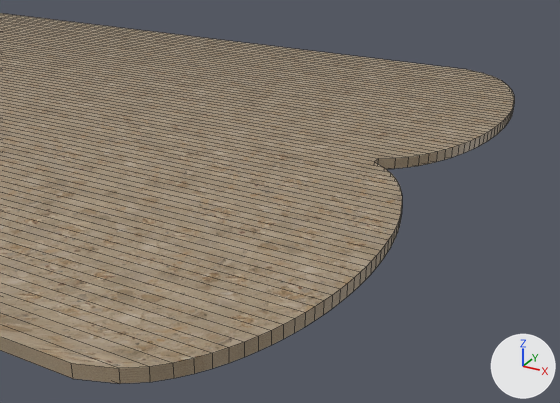
Before and after pictures for a commit that changed the Blender file Home.blend.
Rendered twice from a 50 mm camera at (22.31, -12.19, 4.99) aimed at (16.31, -1.28, -0.47). The lights are fixed; the arrows at lower right show +X, +Y and +Z. Mesh edges are drawn as thin lines.

The older version as bpy lines, for what is in view:
```python
me_cube = bpy.data.meshes.new('Cube')
me_cube.from_pydata(...)  # 336 vertices, 334 faces; spans x -1.0..1.11, y -1.0..1.0, z -1.0..1.0
me_cube.materials.append(mat_floor)
ob_floor = bpy.data.objects.new('Floor', me_cube)
ob_floor.location = (0.0, 0.0, 0.0)
ob_floor.scale = (17.0, 7.24, 0.1)
```
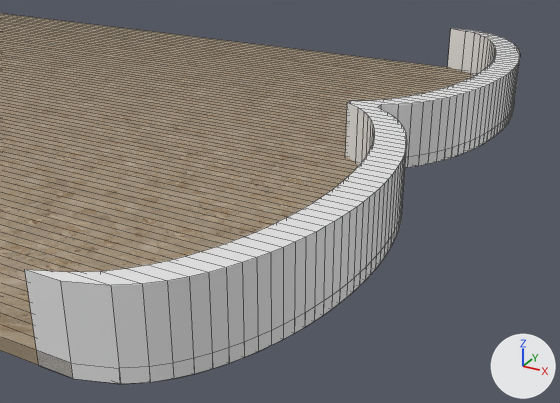
Where the change shows, as pixel boxes [x1, y1, x2, y2] in the pictures (560 x 403 px):
'Cube', added
    after: [25, 28, 520, 384]

The change in detail:
Mesh me_cube_003 is new.
It has 336 vertices, 334 faces and spans x -1.0..8.62, y -1.0..1.0, z -1.0..1.0.
Object 'Cube' (ob_cube) is new; it shows me_cube_003.
Its location is (16.81, 0.0, 0.5).
Its scale is (0.25, 7.24, 0.6).
